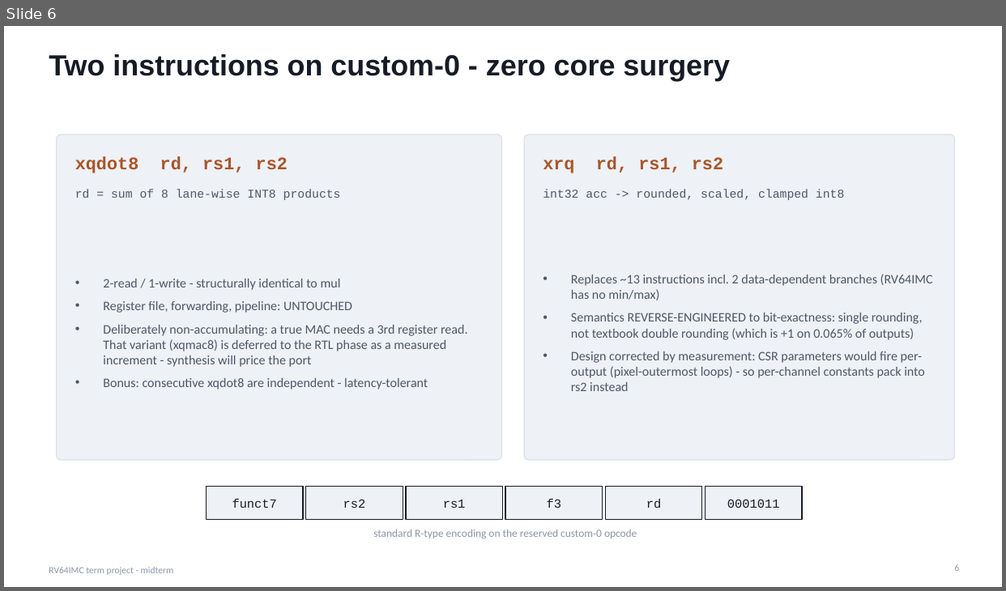
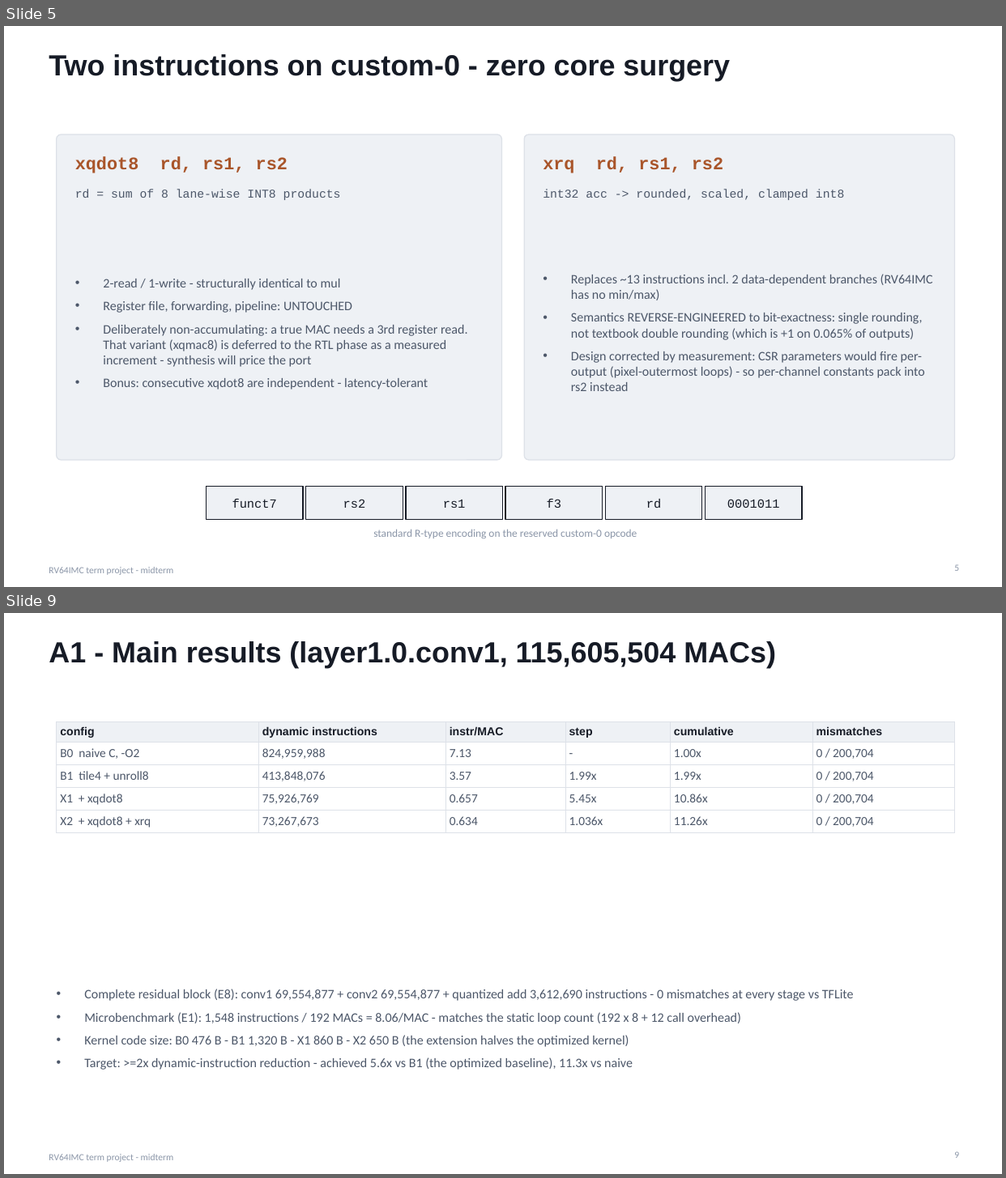
Before and after one commit to ido-flow/rv64-qnn, a slide deck: docs/slides/rv64_midterm_slides.pptx. Shown one above the other, each under a label of ours: slide 6 before the commit, slides 5 and 9 after it; the slides between them are not shown. The pictures are 1006x591 and 1006x1178 pixels, drawn with LibreOffice and Linux fonts; fonts in the diff are those of the drawing. Boxes give left, top, right and bottom in pixels: in the first picture for what was removed or moved away, otherwise in the second. Text is boxed around its words. In the diff, an @@ line names an element or a change of style, - is before the commit and + after.

```diff
--- a/docs/slides/rv64_midterm_slides.pptx
+++ b/docs/slides/rv64_midterm_slides.pptx
@@ slide 9 added at [4,613,1002,1174], background #FFFFFF; not listed: 1 template element that a slide beside it also shows @@
@@ title added at [49,641,776,668], 28 pt, text #161B26, bold @@
+A1 - Main results (layer1.0.conv1, 115,605,504 MACs)
@@ table added at [57,722,955,833], 5 rows, 6 columns @@
+config | dynamic instructions | instr/MAC | step | cumulative | mismatches
+B0 naive C, -O2 | 824,959,988 | 7.13 | - | 1.00x | 0 / 200,704
+B1 tile4 + unroll8 | 413,848,076 | 3.57 | 1.99x | 1.99x | 0 / 200,704
+X1 + xqdot8 | 75,926,769 | 0.657 | 5.45x | 10.86x | 0 / 200,704
+X2 + xqdot8 + xrq | 73,267,673 | 0.634 | 1.036x | 11.26x | 0 / 200,704
@@ text added at [84,989,854,1070], 12.5 pt, text #4C5769 @@
+• Complete residual block (E8): conv1 69,554,877 + conv2 69,554,877 + quantized add 3,612,690 instructions - 0 mismatches at every stage vs TFLite
+• Microbenchmark (E1): 1,548 instructions / 192 MACs = 8.06/MAC - matches the static loop count (192 x 8 + 12 call overhead)
+• Kernel code size: B0 476 B - B1 1,320 B - X1 860 B - X2 650 B (the extension halves the optimized kernel)
+• Target: >=2x dynamic-instruction reduction - achieved 5.6x vs B1 (the optimized baseline), 11.3x vs naive
@@ page number added at [954,1152,959,1158], 9 pt, text #8B96A8 @@
+9
@@ what was slide 6 is now slide 5 @@
@@ page number at [954,565,959,571]: text changed @@
-6
+5
```
Also in this commit, not shown: 5 slides changed, 4 other slides added, 2 slides removed, 7 other files.
